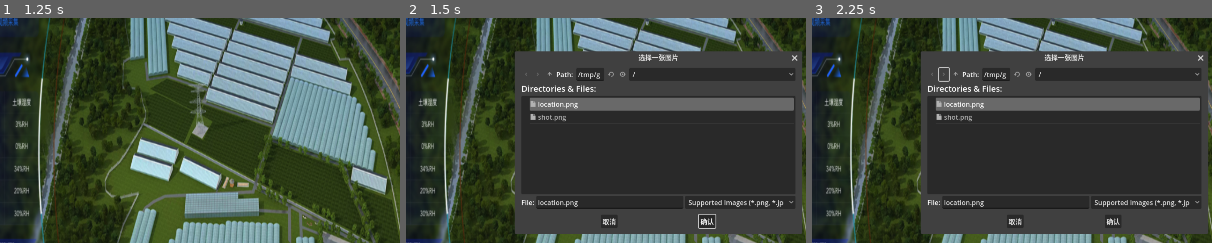
Above: before the commit, frames 1-3 (left to right).
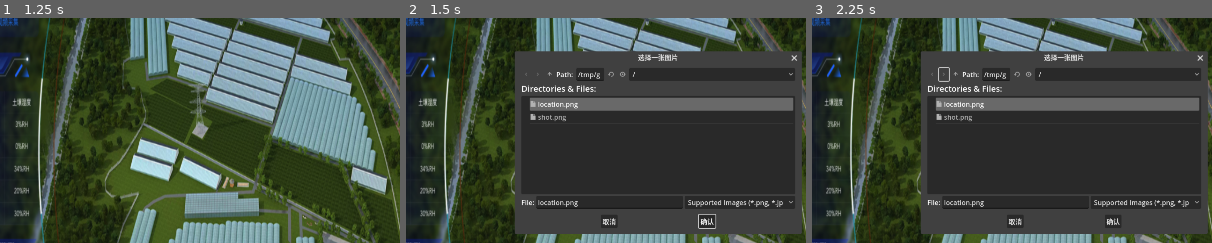
Above: after the commit, the same moments.

Repository: hilanmiao/godot-get-point
Game: Godot game, scene res://node_2d.tscn
Same seed, same stepped clock (60 frames per second), same inputs: the game is played once before the commit and once after it.
Inputs (mouse positions are % of the whole screen's width and height, from its top left):
- Up to frame 1 (1.25 s): click "设置" at 0.5 s
- Up to frame 2 (1.5 s): click "选择图片" at 1.25 s
- Up to frame 3 (2.25 s): click (37, 34) at 2 s
The pictures show only the part of the screen within x 20-70%, y 21-71%; the shares and areas given below are measured in that part.

Frame 1 is identical in both runs. In frame 2, 0.5% of the frame differs, in the area x 58-98%, y 16-84%; in frame 3, 0.5%.

Commit message:
fix: 修复选择文件后未正确设置纹理矩形大小的问题

Diff:
--- a/node_2d.gd
+++ b/node_2d.gd
@@ -130,10 +130,6 @@
 func onFileSelected(path):
 	print(path)
 
-	# 设置大小
-#	texture_rect.custom_minimum_size =  Vector2(10, 10)
-	texture_rect.size = Vector2(container_width, container_height)
-
 	# 读取文件
 	var file = FileAccess.open(path, FileAccess.READ)
 	var buffer = file.get_buffer(file.get_length())
@@ -153,3 +149,7 @@
 	# 转换为ImageTexture
 	var texture = ImageTexture.create_from_image(image)
 	texture_rect.texture = texture
+
+	# 设置大小
+#	texture_rect.custom_minimum_size =  Vector2(10, 10)
+	texture_rect.size = Vector2(int(line_edit_width.text), int(line_edit_height.text))
Not shown, changed: export_presets.cfg
